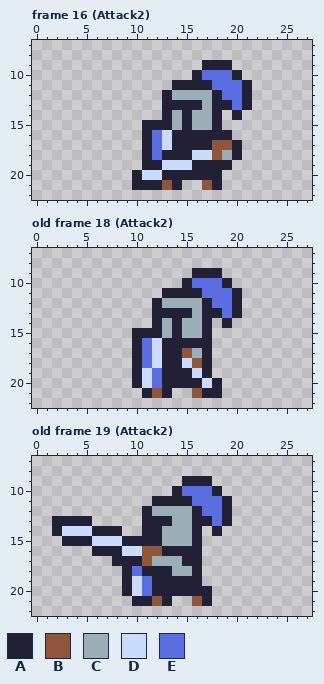
A pixel-art file gets an edit: assets/knight.aseprite. The picture above is the old version.
32x30 pixels, 30 frames. Shown: frame 16 (Attack2): x 0..27, y 7..22; old frame 18 (Attack2): x 0..27, y 7..22; old frame 19 (Attack2): x 0..27, y 7..22. The commit also changed other frames, which this record leaves out.
Visible layers, top first: "sword", "main".
Palette (. is transparent): A #222034  B #8f563b  C #9badb7  D #cbdbfc  E #5b6ee1
Pixels before, frame 16 (Attack2), first column x 10:
 9 .......AAA..
10 ......AEEEA.
11 ....AAAAEEEA
12 ...ACCCCAEEA
13 ...AAAACAAEA
14 ...ACACCA.A.
15 .AAACACCA...
16 .AEDAAAAAA..
17 .AEDAAAABBA.
18 .AEAAADDBCA.
19 .AADDDAAAA..
20 ADDAAAAAA...
21 AAABA..BA...
Pixels before, old frame 18 (Attack2), first column x 10:
 9 ......AAA..
10 .....AEEEA.
11 ...AAAAEEEA
12 ..ACCCCAEEA
13 ..AAAACAAEA
14 ..ACACCA.A.
15 AAACACCA...
16 AEDAAAAA...
17 AEDAABCA...
18 AEDAADBA...
19 ADEAAADA...
20 ADEAAAADA..
21 .ABA..BAA..
Pixels before, old frame 19 (Attack2), first column x 2:
 9 .............AAA..
10 ............AEEEA.
11 ..........AAAAEEEA
12 .........ACCCCAEEA
13 AAAA.....AAACCAAEA
14 ADDDAAA..AACCCA.A.
15 .AAADDDAAAACCCA...
16 ....AAADDBBAAAA...
17 ......AAABCCCAA...
18 .......AEAAACCA...
19 .......ADEAAAAA...
20 .......ADEAAAAAA..
21 ........AABA..BA..
The result:
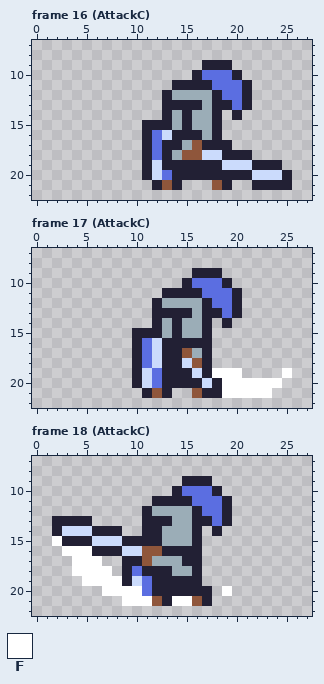
Colours new in this view: F #ffffff
A new or re-ordered frame is compared with the old frame closest to it.
Diff:
{"change": "frames re-ordered"}
{"where": "frame 16 (AttackC), layers \"sword\", \"main\""}
{"frame":16,"y":16,"x":17,"old":"A","new":"C"}
{"frame":16,"y":16,"x":19,"old":"A","new":"."}
{"frame":16,"y":17,"x":13,"old":"D","new":"A"}
{"frame":16,"y":17,"x":15,"old":"AA","new":"CB"}
{"frame":16,"y":17,"x":18,"old":"BBA","new":"AA."}
{"frame":16,"y":18,"x":14,"old":"AAD","new":"CBB"}
{"frame":16,"y":18,"x":18,"old":"BC","new":"DA"}
{"frame":16,"y":18,"x":21,"old":".","new":"A"}
{"frame":16,"y":19,"x":12,"old":"ADDD","new":"DAAA"}
{"frame":16,"y":19,"x":19,"old":"A.....","new":"DDDAAA"}
{"frame":16,"y":20,"x":10,"old":"AD","new":".A"}
{"frame":16,"y":20,"x":13,"old":"A","new":"E"}
{"frame":16,"y":20,"x":19,"old":".......","new":"AAADDDA"}
{"frame":16,"y":21,"x":10,"old":"AA","new":".."}
{"frame":16,"y":21,"x":17,"old":"BA.","new":".BA"}
{"frame":16,"y":21,"x":22,"old":"....","new":"AAAA"}
{"where": "frame 17 (AttackC) against old frame 18 (Attack2), layer \"sword\""}
{"frame":17,"y":19,"x":18,"old":"...","new":"FFF"}
{"frame":17,"y":19,"x":25,"old":".","new":"F"}
{"frame":17,"y":20,"x":19,"old":"......","new":"FFFFFF"}
{"frame":17,"y":21,"x":19,"old":".....","new":"FFFFF"}
{"where": "frame 18 (AttackC) against old frame 19 (Attack2), layer \"sword\""}
{"frame":18,"y":15,"x":2,"old":".","new":"F"}
{"frame":18,"y":16,"x":3,"old":"...","new":"FFF"}
{"frame":18,"y":17,"x":4,"old":"...","new":"FFF"}
{"frame":18,"y":17,"x":8,"old":"A","new":"."}
{"frame":18,"y":18,"x":4,"old":"....","new":"FFFF"}
{"frame":18,"y":19,"x":5,"old":"....","new":"FFFF"}
{"frame":18,"y":20,"x":7,"old":"..AD","new":"FFFF"}
{"frame":18,"y":20,"x":19,"old":".","new":"F"}
{"frame":18,"y":21,"x":9,"old":".AA","new":"FFF"}
{"frame":18,"y":21,"x":14,"old":"..","new":"FF"}
{"label":"changed","picture_box":[132,130,292,190]}
{"label":"added","picture_box":[212,368,292,398]}
{"label":"changed","picture_box":[52,536,232,606]}
